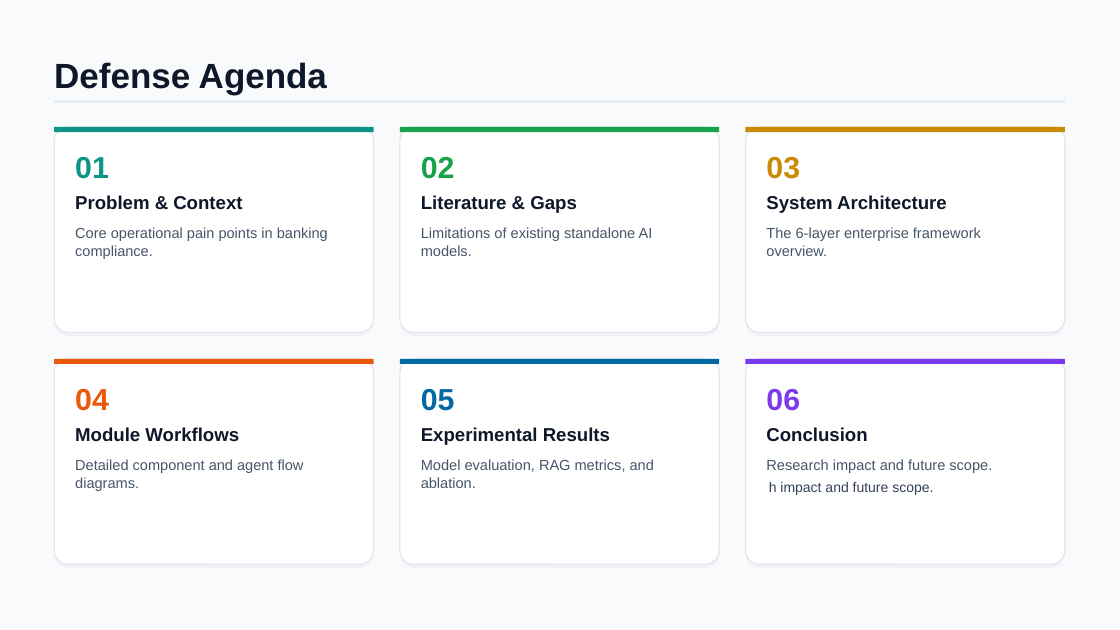
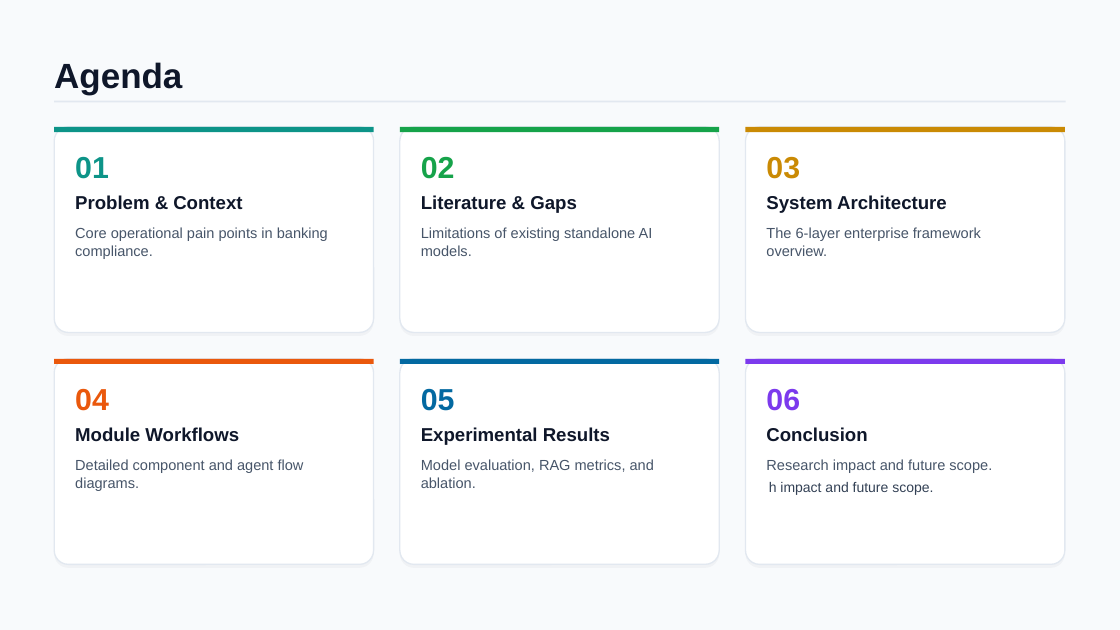
Before and after one commit to Sunilkattamuri/BlackBox-Regulatory-Gaurdian, a slide deck: slide 2 of 2024AA05522-Dissertation_Pesentation.pptx. Drawn at 1120x630 pixels with LibreOffice and Linux fonts; fonts in the diff are those of the drawing; background and template pictures are left out. Boxes give left, top, right and bottom in pixels: in the first picture for what was removed or moved away, otherwise in the second. Text is boxed around its words. In the diff, an @@ line names an element or a change of style, - is before the commit and + after.

```diff
--- a/2024AA05522-Dissertation_Pesentation.pptx
+++ b/2024AA05522-Dissertation_Pesentation.pptx
@@ text at (54,62,182,95): text changed @@
-Defense Agenda
+Agenda
```
Also in this commit, not shown: 2 other slides changed, 18 other files.
